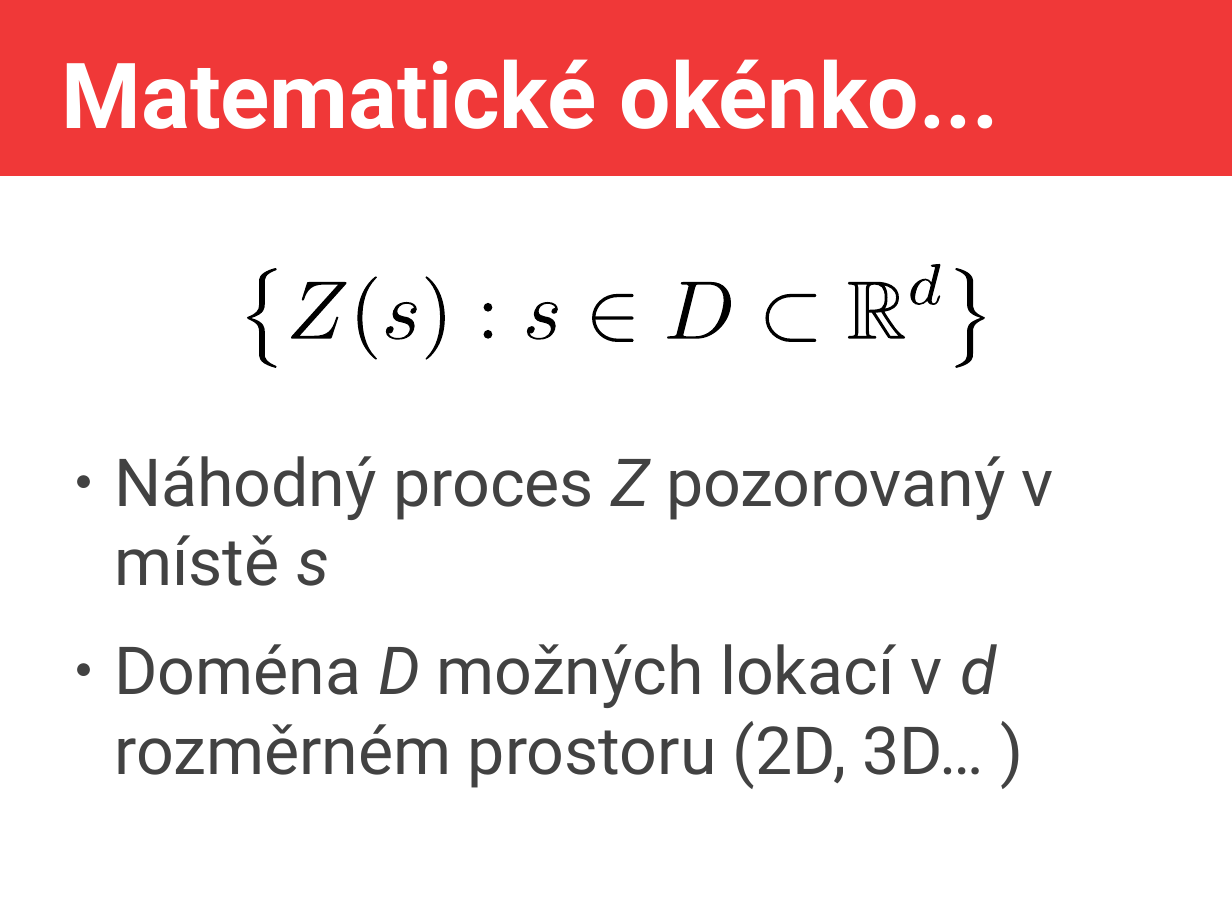
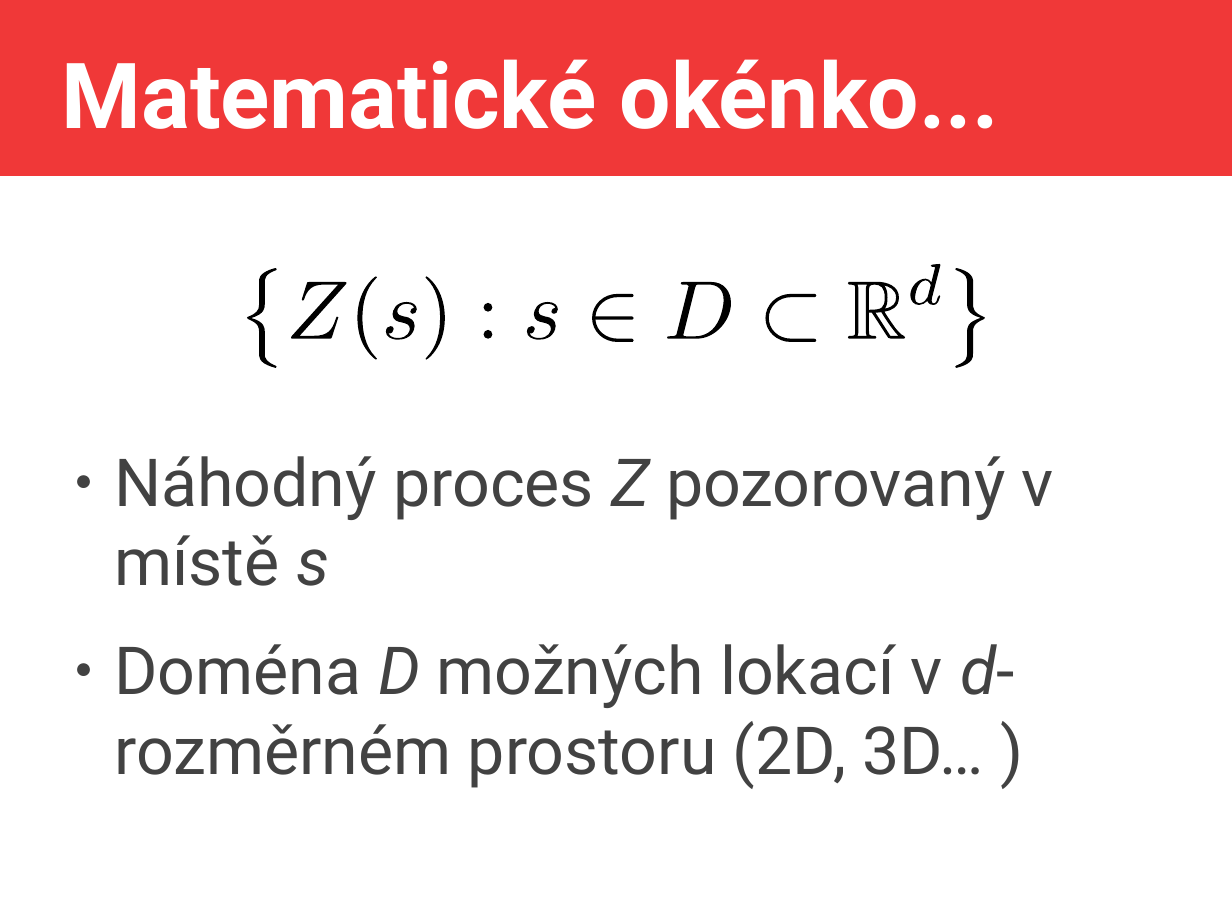
Before and after one commit to jlacko/erko-filda-2026, a slide deck: slide 17 of JLA-SDS-filda.odp. Drawn at 1232x924 pixels with LibreOffice and Linux fonts; fonts in the diff are those of the drawing. Boxes give left, top, right and bottom in pixels: in the first picture for what was removed or moved away, otherwise in the second. Text is boxed around its words. In the diff, an @@ line names an element or a change of style, - is before the commit and + after.

```diff
--- a/JLA-SDS-filda.odp
+++ b/JLA-SDS-filda.odp
@@ text at <box>114,644,1015,789</box>: text changed @@
-● Doména D možných lokací v d rozměrném prostoru (2D, 3D… )
+● Doména D možných lokací v d-rozměrném prostoru (2D, 3D… )
```
Also in this commit, not shown: 5 other slides changed, 2 other files.
